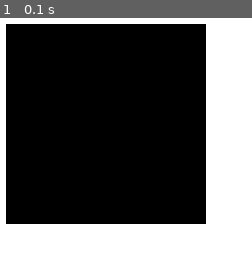
Above: before the commit, frame 1.
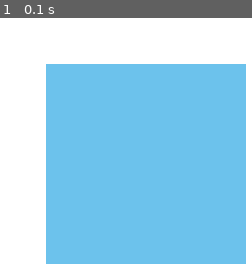
Above: after the commit, the same moment.

Repository: italogama/PyGame-LearnCafe
Game: pygame game, started from Aula 4 Inicio/Aula 04.py
Two runs of this game, one before a commit and one after it. Both use one fixed random seed, a clock stepped at 60 frames per second and the inputs below.
Inputs:
- Up to frame 1 (0.1 s): no input

The runs differ from the first frame. In frame 1, 86% of the frame differs, in the area x 2-98%, y 2-98%.

Commit message:
Aula 09 - Cores e posicionamentos

Diff:
--- a/Aula 4 Inicio/Aula 04.py
+++ b/Aula 4 Inicio/Aula 04.py
@@ -7,7 +7,11 @@
     pygame.display.set_caption("Iniciando com PyGame") #Exibindo titulo do game
     relogio = pygame.time.Clock()
     cor_branca = (255,255,255)
+    cor_azul = (108,194,236) #variaveius de corer, # RGB
+    cor_verde = (152,231,114)
     sup = pygame.Surface((200, 200))
+    sup.fill(cor_azul)
+
 
     sair = False
 
@@ -17,7 +21,7 @@
                 sair = True #no momento que o sair passa a ser True, ele sai do while e executa o Quit
         relogio.tick(27) #tick pra atualizar
         tela.fill(cor_branca) #preencher o fundo da tela com cor branca
-        tela.blit(sup, [10,10]) #chamando a superficie
+        tela.blit(sup, [50,50]) #chamando a superficie
         pygame.display.update() #Chamar atualização na Tela
 
     pygame.quit() #Quita o game ao clicar no X
